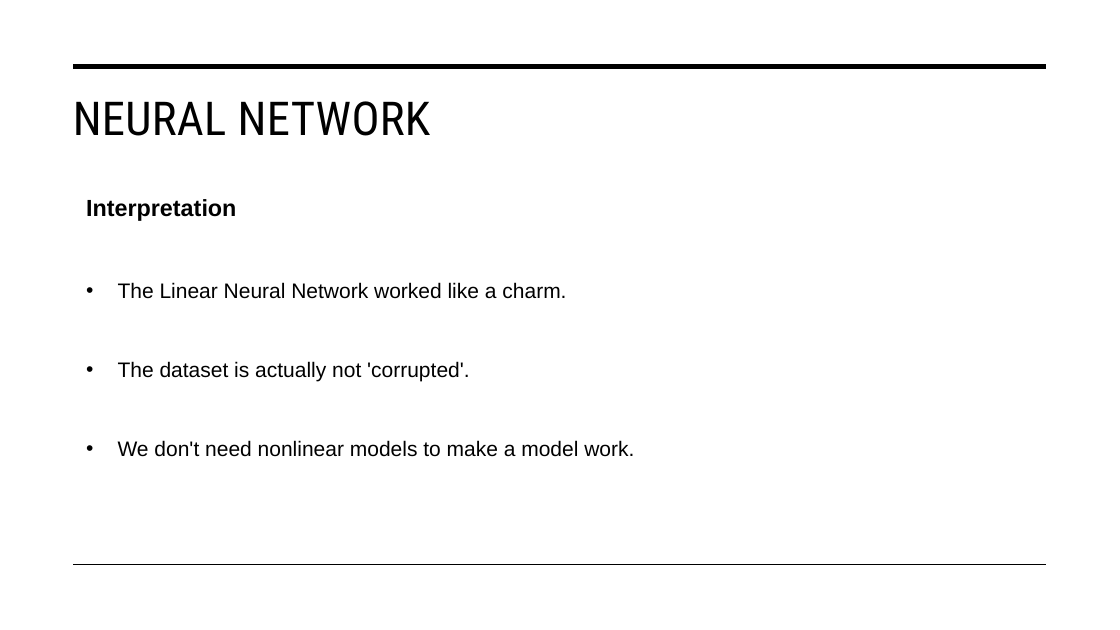
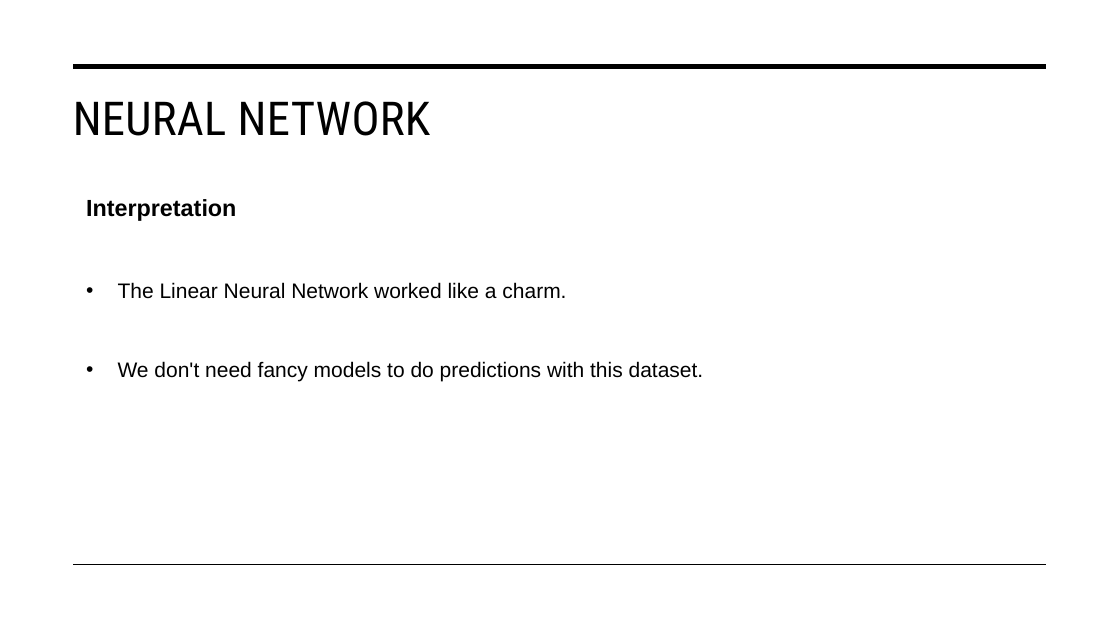
Before and after one commit to Aiecco/Stat-Methods-2024, a slide deck: slide 23 of SM2024.pptx. Drawn at 1120x630 pixels with LibreOffice and Linux fonts; fonts in the diff are those of the drawing. Boxes give left, top, right and bottom in pixels: in the first picture for what was removed or moved away, otherwise in the second. Text is boxed around its words. In the diff, an @@ line names an element or a change of style, - is before the commit and + after.

```diff
--- a/SM2024.pptx
+++ b/SM2024.pptx
@@ text at bbox=[118, 361, 704, 382]: text changed @@
-• The dataset is actually not 'corrupted'.
-• We don't need nonlinear models to make a model work.
+• We don't need fancy models to do predictions with this dataset.
```
Also in this commit, not shown: 6 other slides changed, 1 other file.
